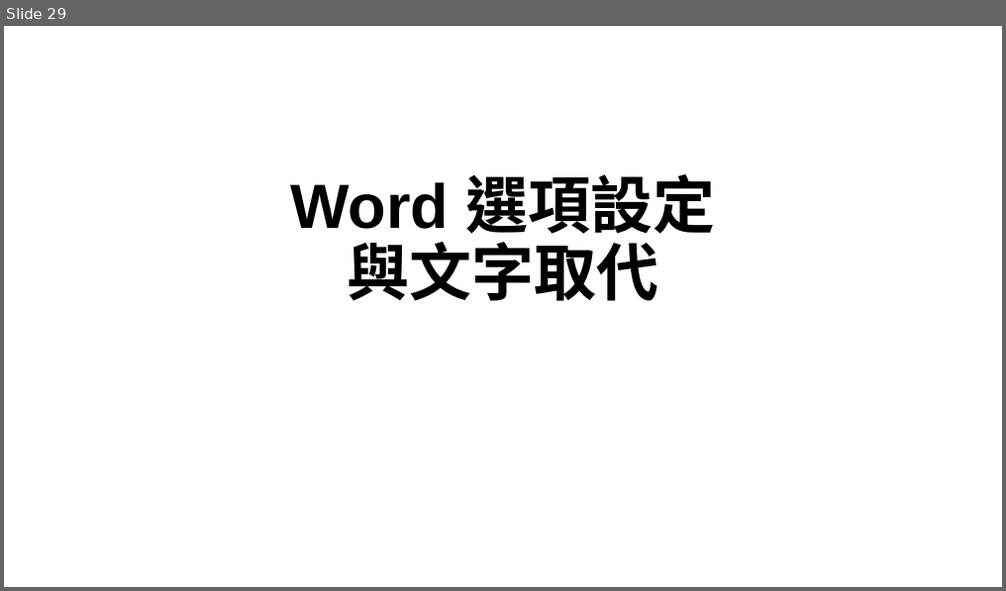
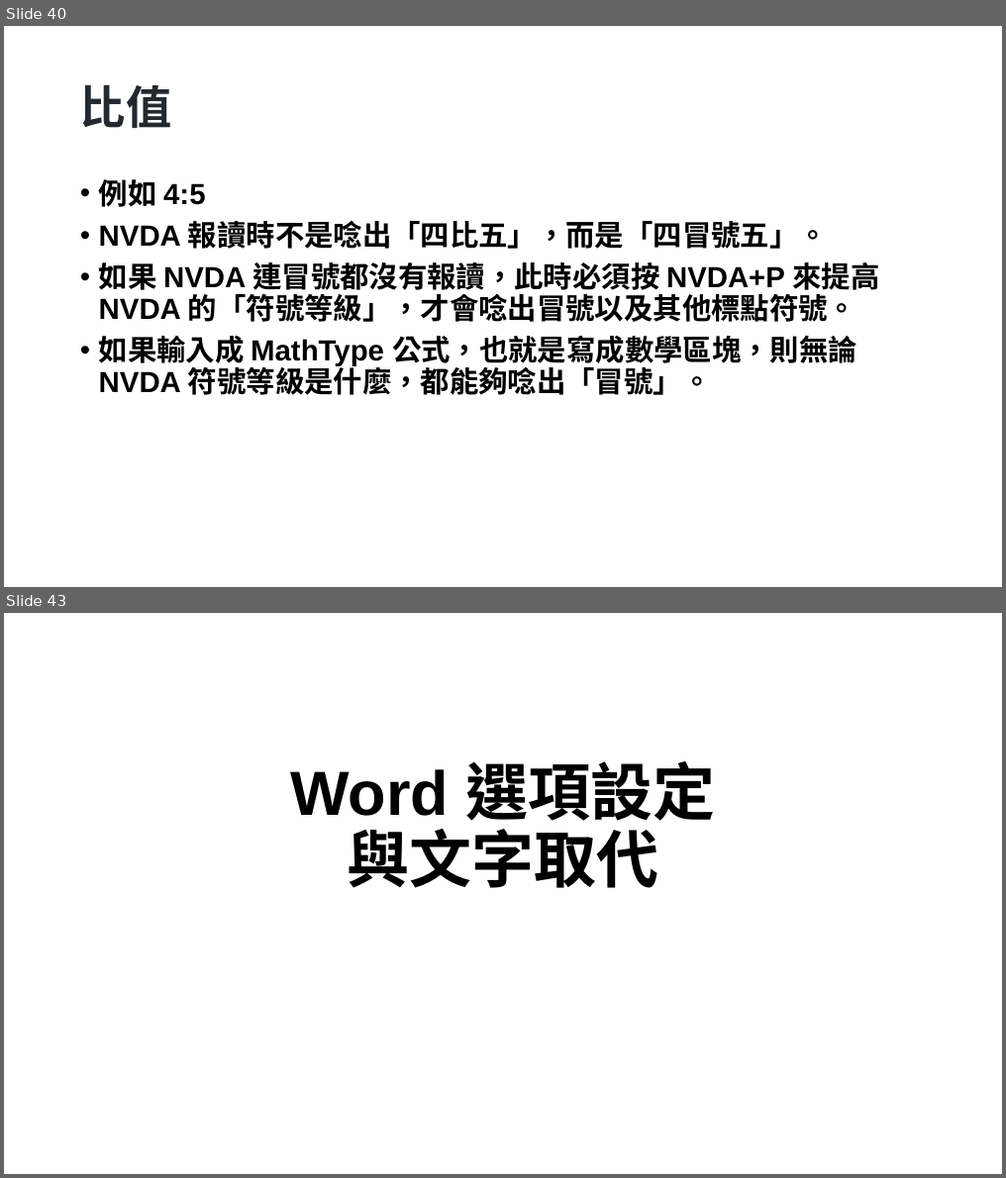
Before and after one commit to huanlin/VisualAids, a slide deck: Seminar/視障輔助教材轉檔研討會/投影片.pptx. Shown one above the other, each under a label of ours: slide 29 before the commit, slides 40 and 43 after it; the slides between them are not shown. The pictures are 1006x591 and 1006x1178 pixels, drawn with LibreOffice and Linux fonts; fonts in the diff are those of the drawing. Boxes give left, top, right and bottom in pixels: in the first picture for what was removed or moved away, otherwise in the second. Text is boxed around its words. In the diff, an @@ line names an element or a change of style, - is before the commit and + after.

```diff
--- a/Seminar/視障輔助教材轉檔研討會/投影片.pptx
+++ b/Seminar/視障輔助教材轉檔研討會/投影片.pptx
@@ slide 40 added at [4,26,1002,587], background #FFFFFF @@
@@ title added at [80,84,171,128], 44 pt, text #24292F, bold @@
+比值
@@ text added at [99,179,880,395], 28 pt, text #000000, bold @@
+• 例如 4:5
+• NVDA 報讀時不是唸出「四比五」，而是「四冒號五」。
+• 如果 NVDA 連冒號都沒有報讀，此時必須按 NVDA+P 來提高 NVDA 的「符號等級」，才會唸出冒號以及其他標點符號。
+• 如果輸入成 MathType 公式，也就是寫成數學區塊，則無論 NVDA 符號等級是什麼，都能夠唸出「冒號」。
@@ what was slide 29 is now slide 43 @@
```
Also in this commit, not shown: 4 slides changed, 13 other slides added.
